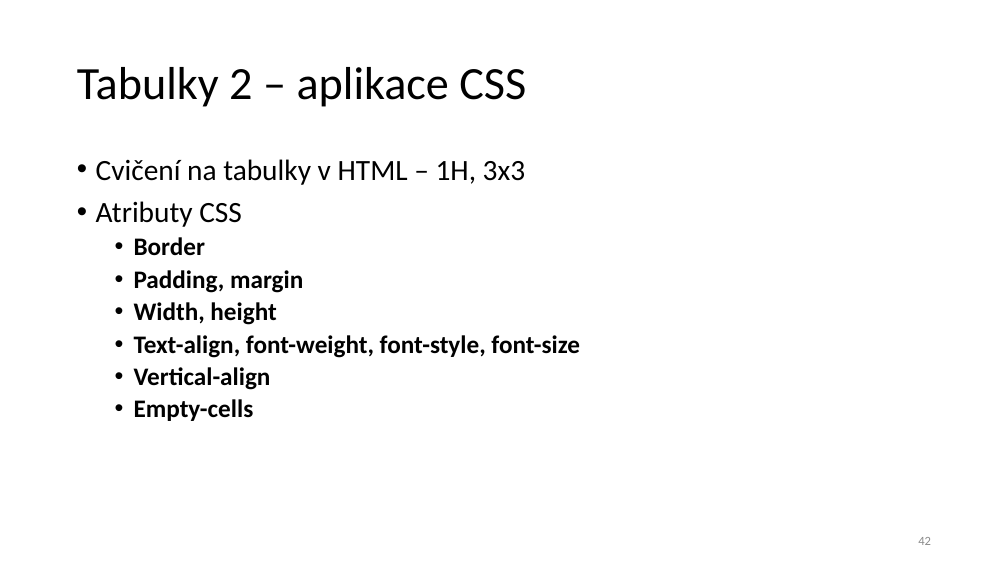
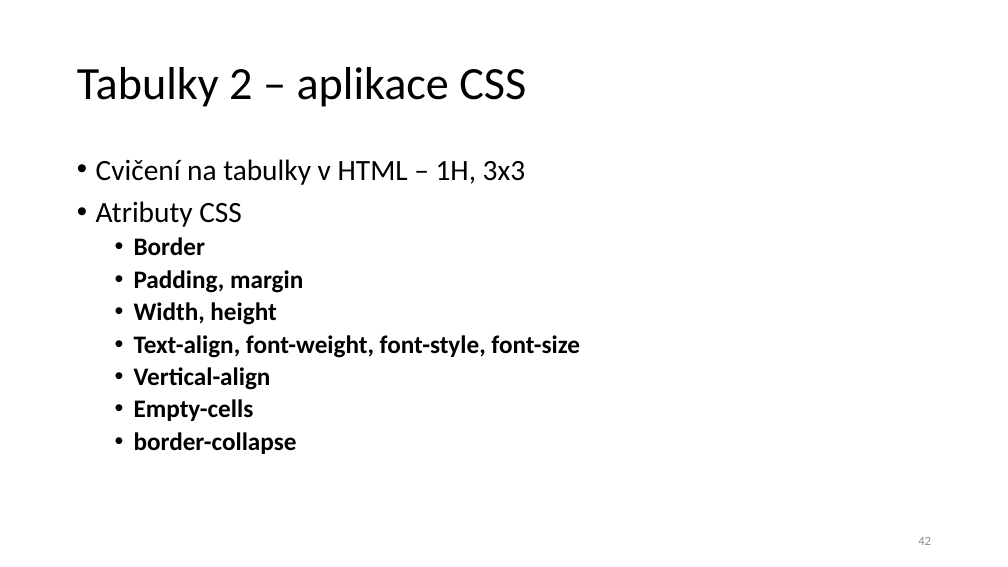
Before and after one commit to Destinion/WWW1, a slide deck: slide 42 of Tvorba webových stránek 1.pptx. Drawn at 1008x567 pixels with LibreOffice and Linux fonts; fonts in the diff are those of the drawing. Boxes give left, top, right and bottom in pixels: in the first picture for what was removed or moved away, otherwise in the second. Text is boxed around its words. In the diff, an @@ line names an element or a change of style, - is before the commit and + after.

```diff
--- a/Tvorba webových stránek 1.pptx
+++ b/Tvorba webových stránek 1.pptx
@@ text at bbox=[134, 432, 297, 454]: paragraph added @@
+  • border-collapse
```
